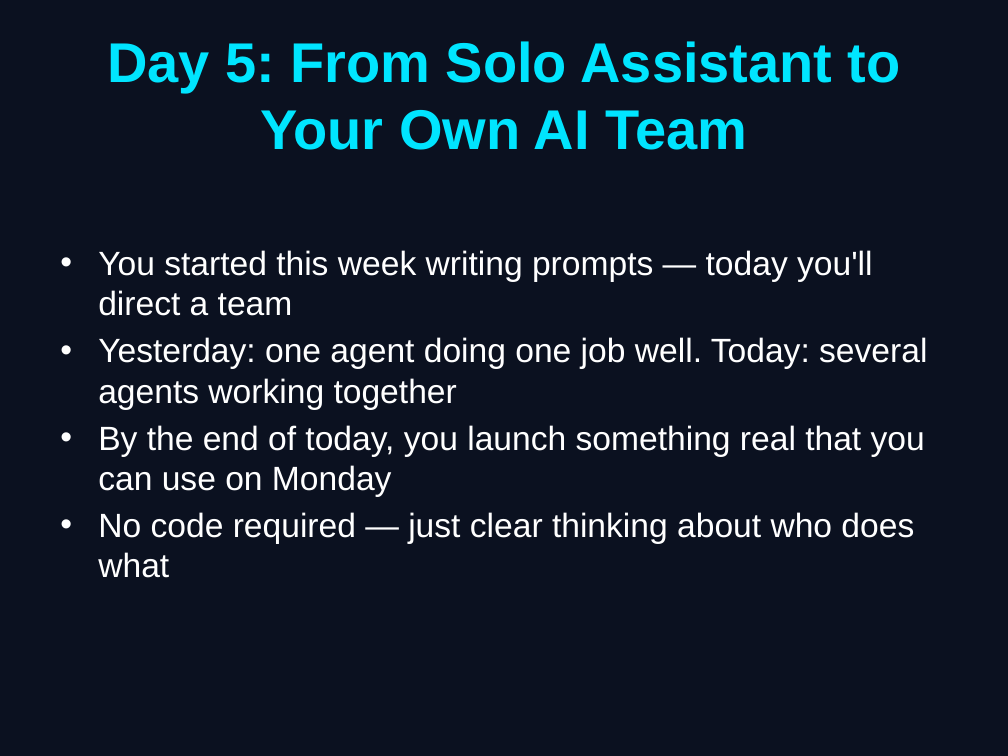
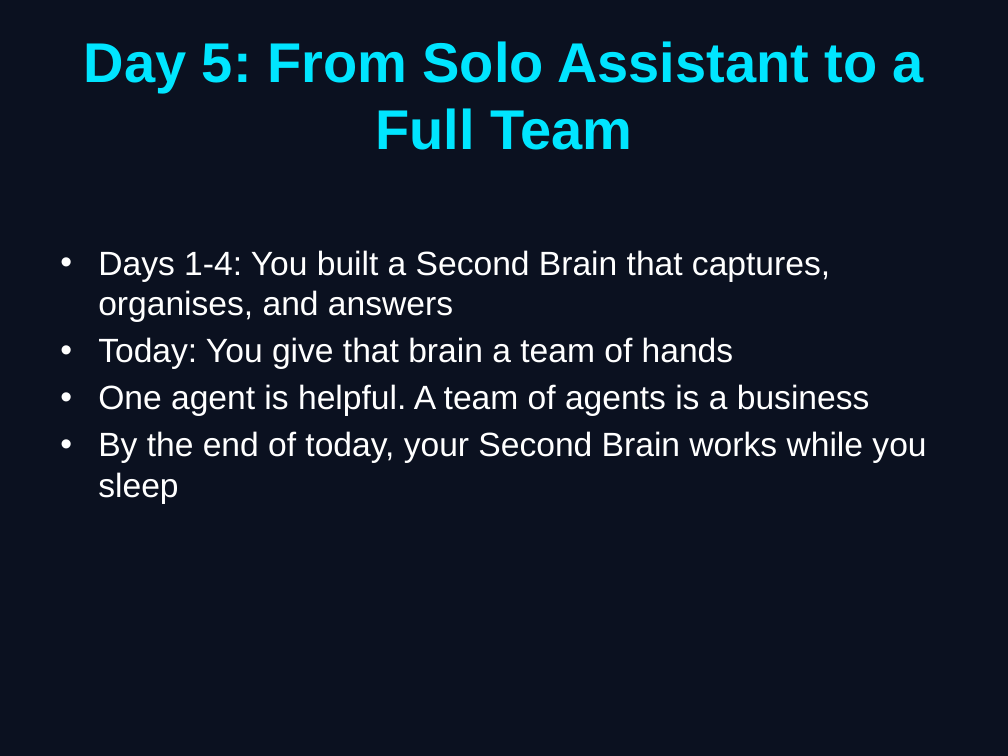
Before and after one commit to INTeniola/agentic-courses, a slide deck: slide 2 of ai-beginner-bootcamp-outline/day_5/Day_5_Slides.pptx. Drawn at 1008x756 pixels with LibreOffice and Linux fonts; fonts in the diff are those of the drawing. Boxes give left, top, right and bottom in pixels: in the first picture for what was removed or moved away, otherwise in the second. Text is boxed around its words. In the diff, an @@ line names an element or a change of style, - is before the commit and + after.

```diff
--- a/ai-beginner-bootcamp-outline/day_5/Day_5_Slides.pptx
+++ b/ai-beginner-bootcamp-outline/day_5/Day_5_Slides.pptx
@@ title at [84, 41, 924, 150]: text changed @@
-Day 5: From Solo Assistant to Your Own AI Team
+Day 5: From Solo Assistant to a Full Team
@@ text at [98, 250, 926, 504]: text changed @@
-• You started this week writing prompts — today you'll direct a team
-• Yesterday: one agent doing one job well. Today: several agents working together
-• By the end of today, you launch something real that you can use on Monday
-• No code required — just clear thinking about who does what
+• Days 1-4: You built a Second Brain that captures, organises, and answers
+• Today: You give that brain a team of hands
+• One agent is helpful. A team of agents is a business
+• By the end of today, your Second Brain works while you sleep
```
Also in this commit, not shown: 5 other slides changed, 2 slides added, 2 slides removed, 35 other files.
